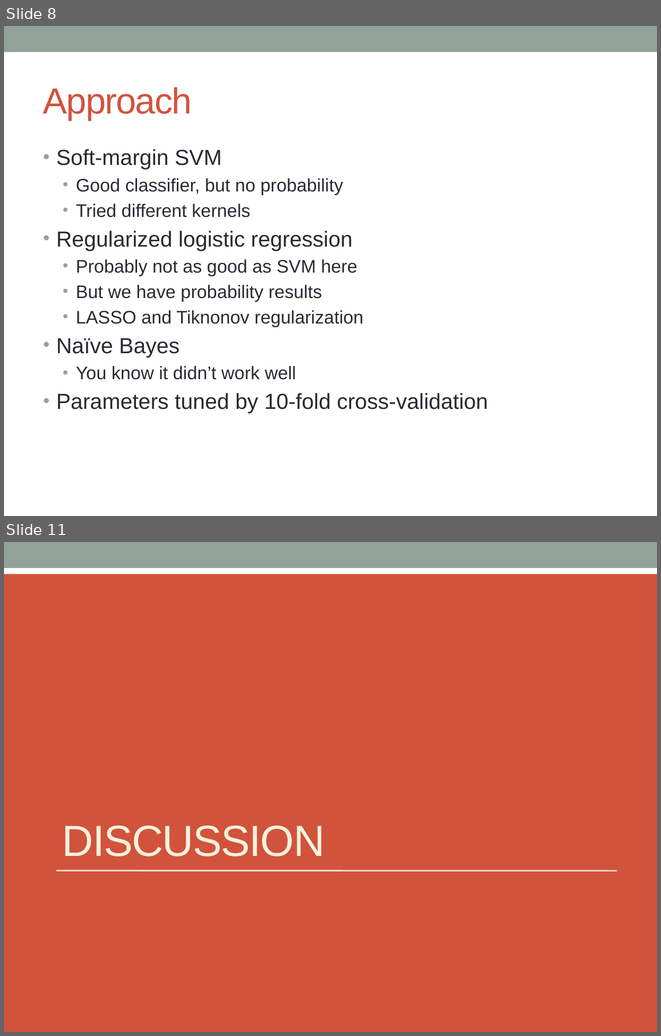
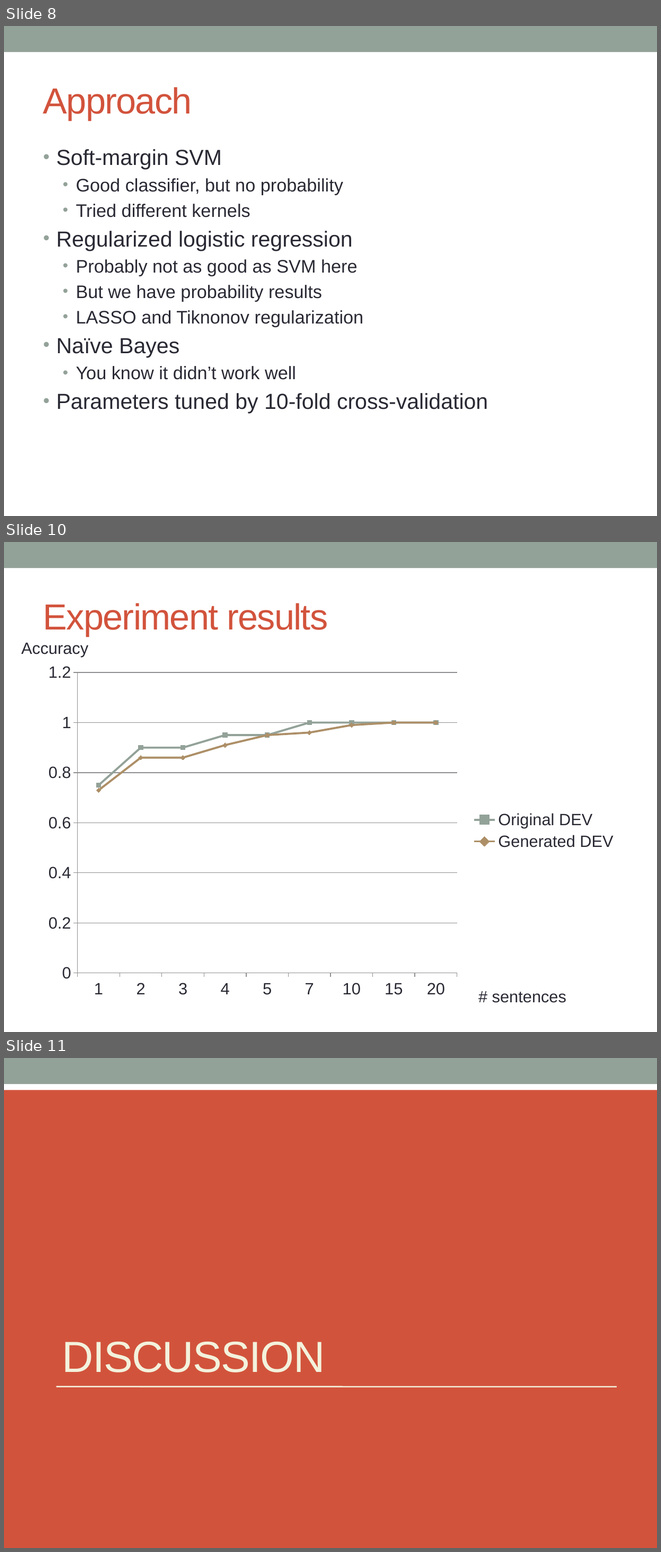
Before and after one commit to hunterhector/LangStats12Spring, a slide deck: Slides/11761-slides.pptx. Shown one above the other, each under a label of ours: slides 8 and 11 before the commit, slides 8, 10 and 11 after it; the slides between them are not shown. The pictures are 661x1036 and 661x1552 pixels, drawn with LibreOffice and Linux fonts; fonts in the diff are those of the drawing. Boxes give left, top, right and bottom in pixels: in the first picture for what was removed or moved away, otherwise in the second. Text is boxed around its words. In the diff, an @@ line names an element or a change of style, - is before the commit and + after.

Commit message:
update experiment results on slides

```diff
--- a/Slides/11761-slides.pptx
+++ b/Slides/11761-slides.pptx
@@ slide 10 added at (4,542,657,1032), background #FFFFFF; not listed: 1 template element that a slide beside it also shows @@
@@ title added at (43,603,328,636), 40 pt, text #D2533C @@
+Experiment results
@@ text added at (21,642,89,656), 18 pt, text #292934 @@
+Accuracy
@@ line chart added at (37,656,624,1004) @@
+categories: 1, 2, 3, 4, 5, 7, 10, 15, 20
+Original DEV: 0.75, 0.9, 0.9, 0.95, 0.95, 1, 1, 1, 1
+Generated DEV: 0.73, 0.86, 0.86, 0.91, 0.95, 0.96, 0.99, 1, 1
@@ text added at (492,991,566,1003), 18 pt, text #292934 @@
+# sentences
```
Also in this commit, not shown: 1 slide changed, 1 slide removed.
